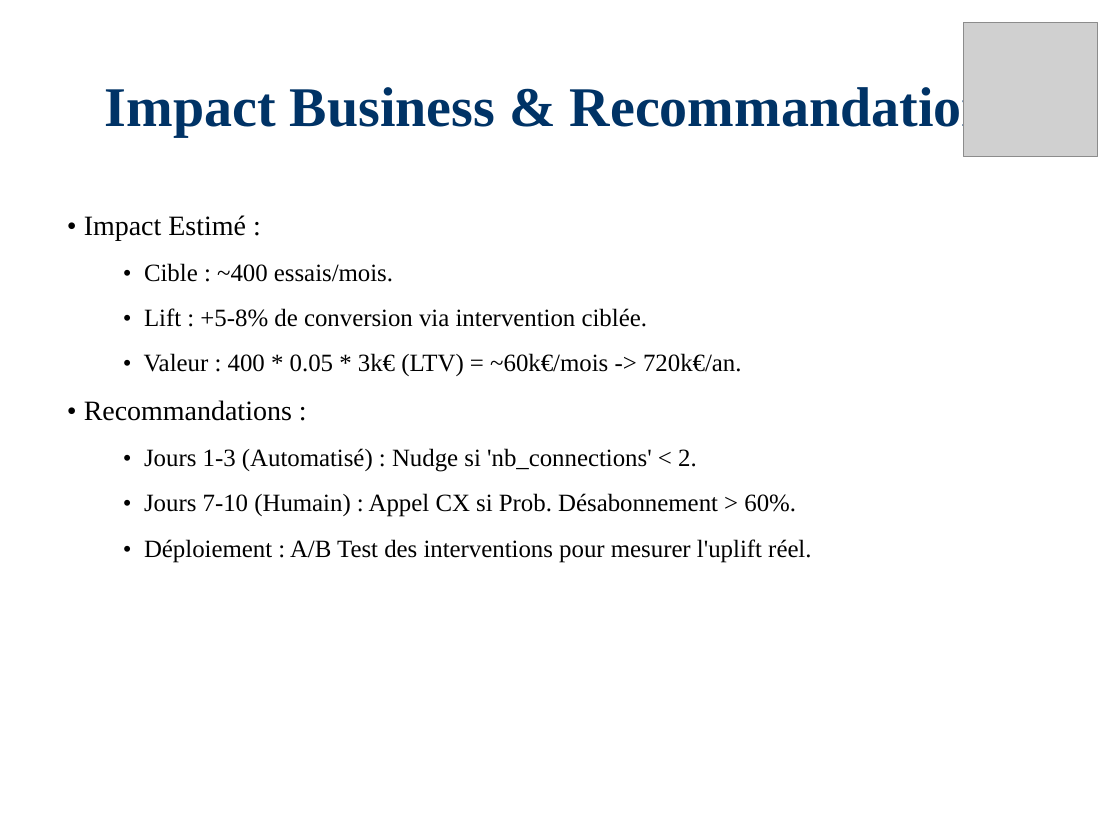
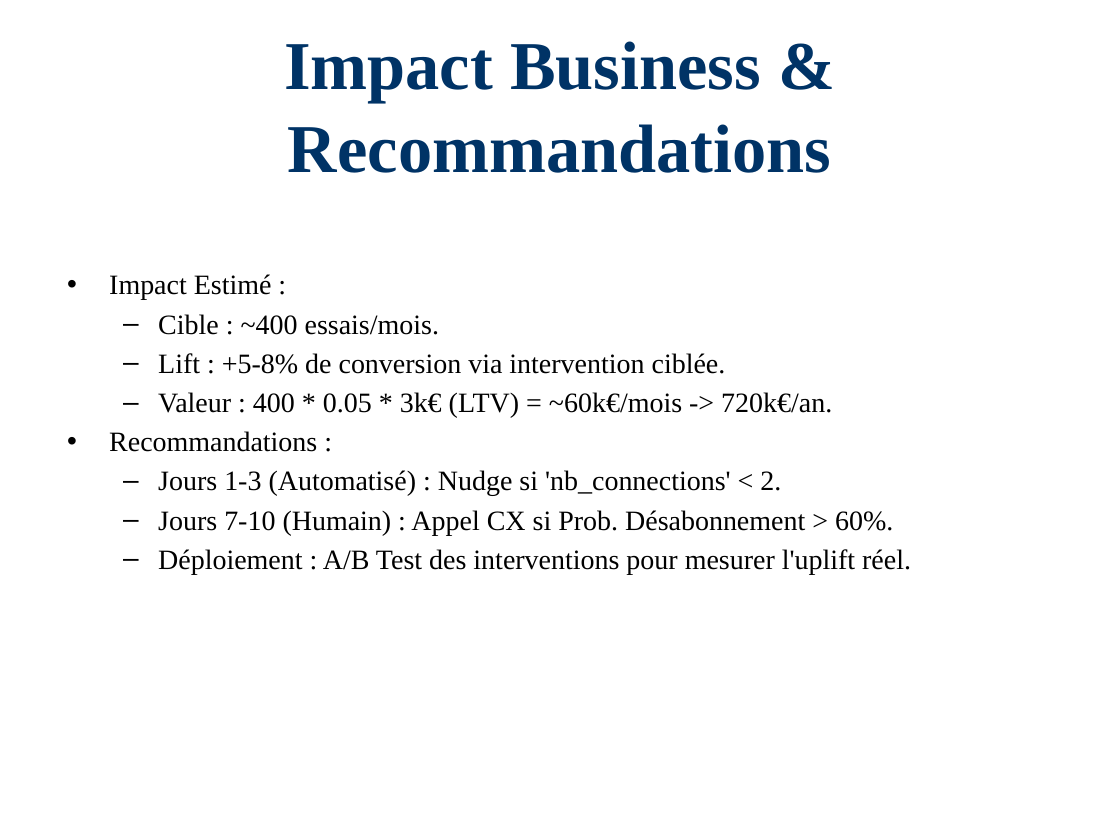
Before and after one commit to Paulino-Cristovao/churn_predictions, a slide deck: slide 8 of Presentations_Resultats_Projet.pptx. Drawn at 1120x840 pixels with LibreOffice and Linux fonts; fonts in the diff are those of the drawing; grey boxes stand for pictures. Boxes give left, top, right and bottom in pixels: in the first picture for what was removed or moved away, otherwise in the second. Text is boxed around its words. In the diff, an @@ line names an element or a change of style, - is before the commit and + after.

```diff
--- a/Presentations_Resultats_Projet.pptx
+++ b/Presentations_Resultats_Projet.pptx
@@ picture removed at <box>963,22,1098,157</box> @@
@@ title "Impact Business & Recommandations" at <box>284,41,832,173</box>: size 36 to 44 pt @@
@@ text at <box>109,274,911,574</box>: text changed; size 16 to 18 pt @@
-• Impact Estimé :
-  • Cible : ~400 essais/mois.
-  • Lift : +5-8% de conversion via intervention ciblée.
-  • Valeur : 400 * 0.05 * 3k€ (LTV) = ~60k€/mois -> 720k€/an.
-• Recommandations :
-  • Jours 1-3 (Automatisé) : Nudge si 'nb_connections' < 2.
-  • Jours 7-10 (Humain) : Appel CX si Prob. Désabonnement > 60%.
-  • Déploiement : A/B Test des interventions pour mesurer l'uplift réel.
+• Impact Estimé :
+  – Cible : ~400 essais/mois.
+  – Lift : +5-8% de conversion via intervention ciblée.
+  – Valeur : 400 * 0.05 * 3k€ (LTV) = ~60k€/mois -> 720k€/an.
+• Recommandations :
+  – Jours 1-3 (Automatisé) : Nudge si 'nb_connections' < 2.
+  – Jours 7-10 (Humain) : Appel CX si Prob. Désabonnement > 60%.
+  – Déploiement : A/B Test des interventions pour mesurer l'uplift réel.
```
Also in this commit, not shown: 8 other slides changed, 1 other file.
